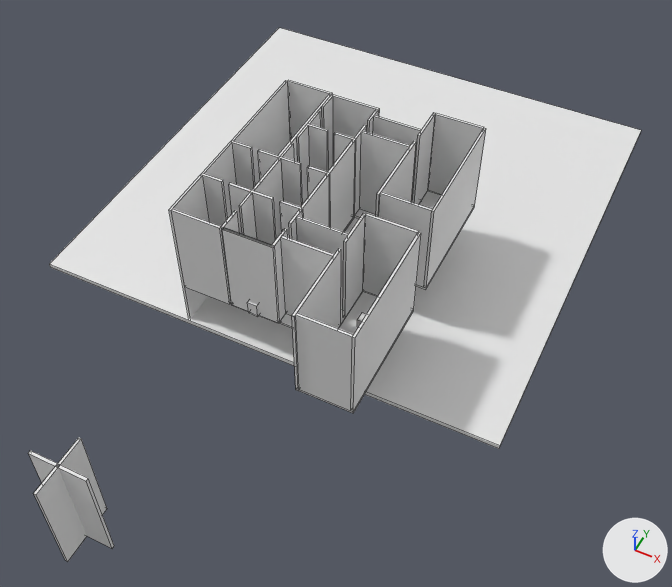
The Blender file Resources/Json/Inside.blend: old version first, new version second.
One viewpoint serves both versions: a 50 mm lens placed at (64.5, -94.1, 132.5), pointed at (9.6, 15.6, -4.6). Arrows for +X, +Y and +Z are at lower right; the lights stay in place. Mesh edges are drawn as thin lines.

Names of what the first picture shows: 'Floor', 'xDEFAULT', 'xback.004', 'xfront.005', 'xfront.008', 'zDEFAULT.003', 'zDEFAULT.005', 'zDEFAULT.006', 'zDEFAULT.007', 'zDEFAULT.009', 'zDEFAULT.014', 'zDEFAULT.016'.
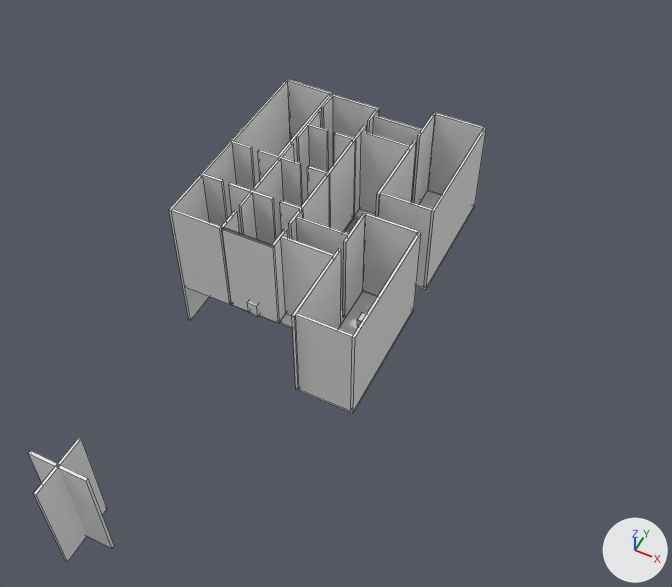
Where the change shows, as pixel boxes [x1, y1, x2, y2] in the pictures (672 x 587 px):
'Floor', hidden
    before: [49, 28, 641, 449]

Diff of the bpy script that builds the scene:
```diff
--- a/Resources/Json/Inside.blend.py
+++ b/Resources/Json/Inside.blend.py
@@ ob_floor @@
 ob_floor.scale = (50.0, 50.0, 0.5)
+ob_floor.hide_set(True)
```
